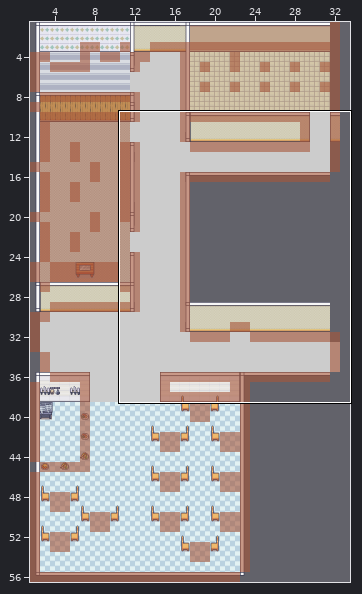
Two versions of a level (Tiled map, Output/Assets/Maps/mapLvl21.tmx). The picture above shows the old version from afar; the outline marks the close-up.
Close-up. Before the edit:
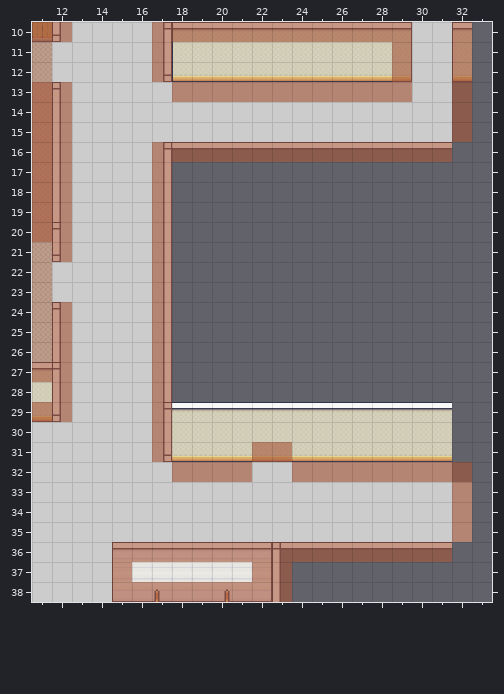
Cells are 32x32 px. Shown: x 11..33, y 10..38. The old version is drawn lined up with the new one. Not drawn, because the pictures are missing: unchanged layers "Decorations", "Decorations2".
The same view after the edit:
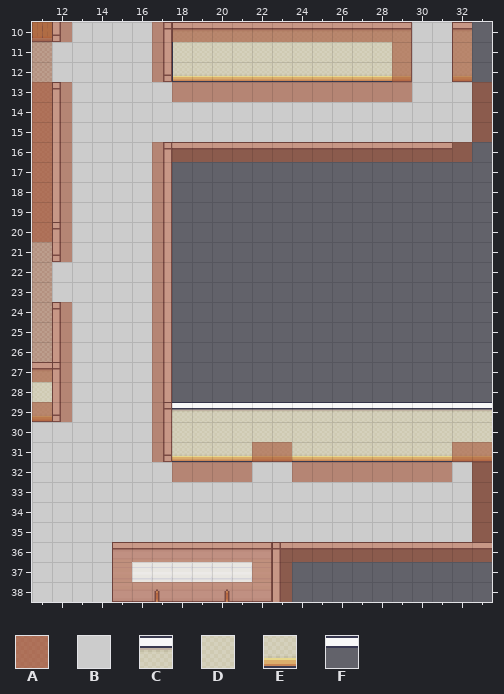
Key: from "Collisions": A 0; from "Room_Builder_Walls_32x32": B 133, C 449, D 453, E 481; from "Room_Builder_borders_32x32": F 133.
_ is an empty cell.
See-through tiles are keyed as they look on the map.
From old to new:
{"change": "map size 33x57 -> 34x57 cells"}
{"where": "layer \"floor\""}
{"y":13,"x":32,"old":"_","new":"B"}
{"y":14,"x":32,"old":"_","new":"B"}
{"y":15,"x":32,"old":"_","new":"B"}
{"y":32,"x":32,"old":"_","new":"B"}
{"where": "layer \"walls\""}
{"y":29,"x":32,"old":"__","new":"CC"}
{"y":30,"x":32,"old":"__","new":"DD"}
{"y":31,"x":32,"old":"__","new":"EE"}
{"y":36,"x":32,"old":"__","new":"FF"}
{"where": "layer \"collisions\""}
{"y":13,"x":32,"old":"A_","new":"_A"}
{"y":14,"x":32,"old":"A_","new":"_A"}
{"y":15,"x":32,"old":"A_","new":"_A"}
{"y":16,"x":32,"old":"_","new":"A"}
{"y":31,"x":32,"old":"__","new":"AA"}
{"y":32,"x":32,"old":"A_","new":"_A"}
{"y":33,"x":32,"old":"A_","new":"_A"}
{"y":34,"x":32,"old":"A_","new":"_A"}
{"y":35,"x":32,"old":"A_","new":"_A"}
{"y":36,"x":32,"old":"__","new":"AA"}
{"label":"changed","picture_box":[452,82,492,162]}
{"label":"changed","picture_box":[452,402,492,562]}
